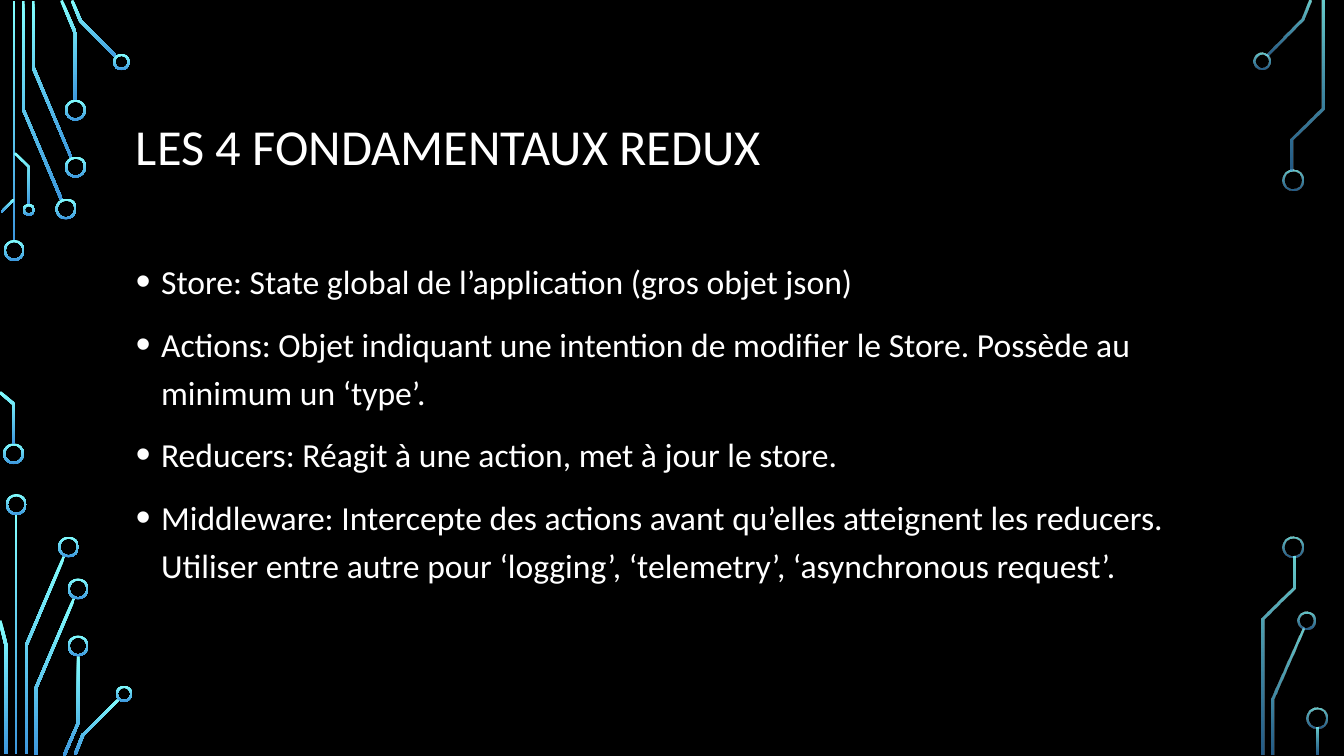
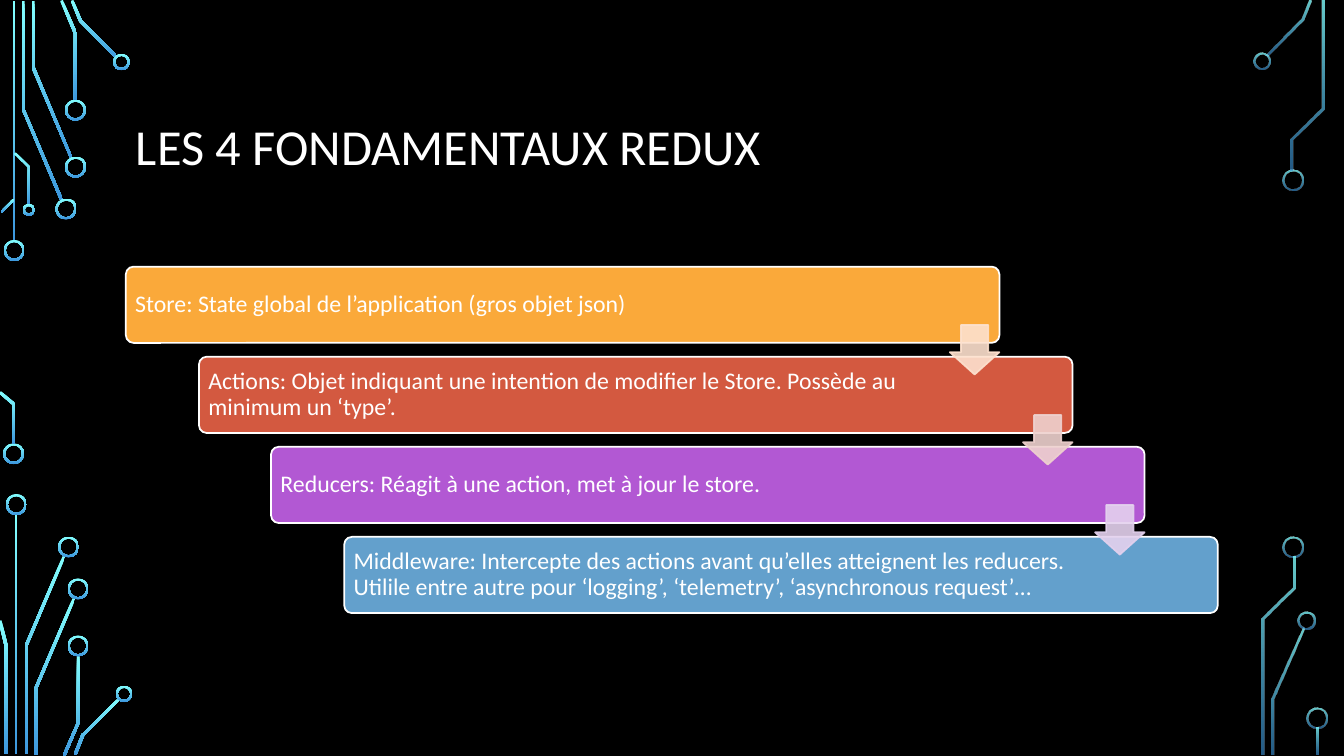
Before and after one commit to samuelgaudreau/formation-front-end-3, a slide deck: slide 6 of part-1/Redux+Patterns.pptx. Drawn at 1344x756 pixels with LibreOffice and Linux fonts; fonts in the diff are those of the drawing; background and template pictures are left out. Boxes give left, top, right and bottom in pixels: in the first picture for what was removed or moved away, otherwise in the second. Text is boxed around its words. In the diff, an @@ line names an element or a change of style, - is before the commit and + after.

Commit message:
WIP

```diff
--- a/part-1/Redux+Patterns.pptx
+++ b/part-1/Redux+Patterns.pptx
@@ text removed at (161,269,1163,584) @@
-• Store: State global de l’application (gros objet json)
-• Actions: Objet indiquant une intention de modifier le Store. Possède au minimum un ‘type’.
-• Reducers: Réagit à une action, met à jour le store.
-• Middleware: Intercepte des actions avant qu’elles atteignent les reducers. Utiliser entre autre pour ‘logging’, ‘telemetry’, ‘asynchronous request’.
@@ group added at (126,267,1218,614): 4 rounded rectangles, 4 texts, 3 down arrows @@
+Store: State global de l’application (gros objet json)
+Actions: Objet indiquant une intention de modifier le Store. Possède au minimum un ‘type’.
+Reducers: Réagit à une action, met à jour le store.
+Middleware: Intercepte des actions avant qu’elles atteignent les reducers. Utilile entre autre pour ‘logging’, ‘telemetry’, ‘asynchronous request’…
```
Also in this commit, not shown: 7 other slides changed, 5 slides added, 2 slides removed.
